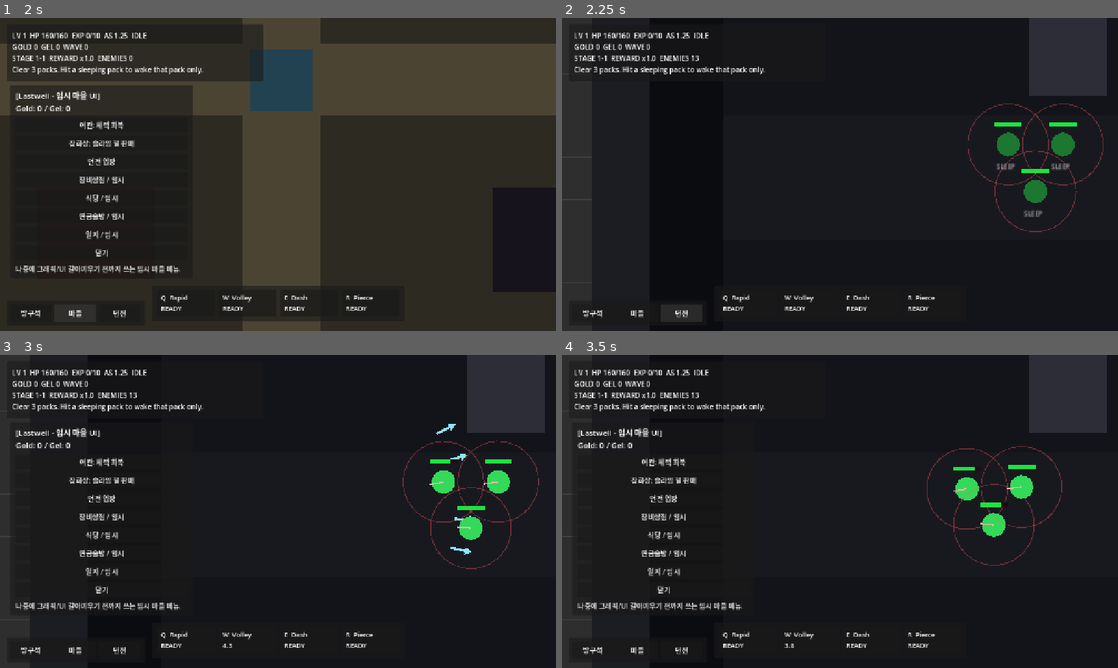
Above: before the commit, frames 1-4 (two rows, left to right).
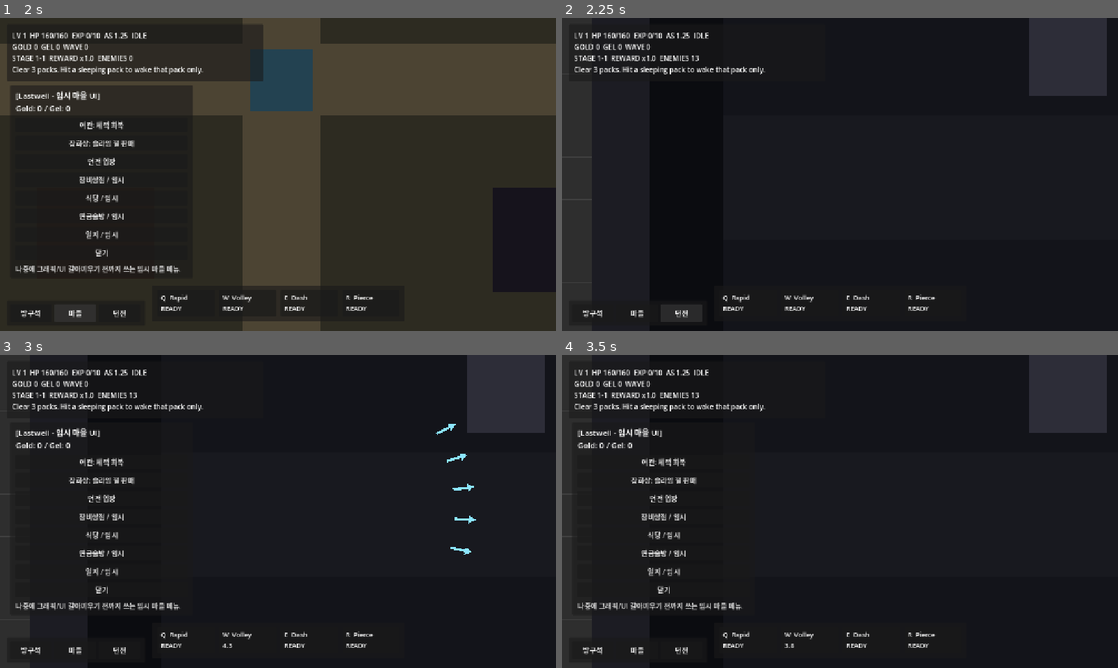
Above: after the commit, the same moments.

Repository: danyoon0760/last-archer
Game: Godot game, scene res://scenes/Main.tscn
The game is run twice, just before and just after one commit, with the same random seed, the same clock (stepped at 60 frames per second) and the same inputs.
Inputs (mouse positions are in pixels of both pictures, inside the frame that each line leads up to):
- Up to frame 1 (2 s): click "방구석" at 0.5 s; click "마을" at 1.25 s
- Up to frame 2 (2.25 s): click "던전" at 2 s
- Up to frame 3 (3 s): tap Enter at 2.75 s; move the mouse to (400, 495) at 2.77 s; hold W from 2.78 s (still down); tap T at 2.85 s; click (400, 495) at 2.92 s
- Up to frame 4 (3.5 s): keep holding W

Frame 1 is identical in both runs. In frame 2, 1.5% of the frame differs, in the area x 73-98%, y 27-69%; in frame 3, 1.4%; in frame 4, 1.3%.

Commit message:
Spread stage encounter packs along long road map

Diff:
--- a/scripts/stage_run_manager.gd
+++ b/scripts/stage_run_manager.gd
@@ -80,9 +80,9 @@
 
 func spawn_three_encounter_packs() -> void:
 	var pack_positions: Array[Vector2] = [
-		Vector2(360.0, 320.0),
-		Vector2(760.0, 410.0),
-		Vector2(1160.0, 330.0)
+		Vector2(680.0, 325.0),
+		Vector2(1560.0, 325.0),
+		Vector2(2480.0, 325.0)
 	]
 
 	for pack_index in range(3):
@@ -105,7 +105,6 @@
 	if pack_number == 3 and stage_number >= 1:
 		heavy_count = 1 + int(stage_number / 5) + max(0, floor_number - 1)
 	if stage_number == STAGES_PER_FLOOR:
-		# Boss-stage placeholder until a real boss scene exists.
 		heavy_count += 2
 		rat_count += 2
 
@@ -141,7 +140,7 @@
 	if enemy_node.get("encounter_id") != null:
 		enemy_node.set("encounter_id", encounter_name)
 	if enemy_node.get("leash_radius") != null:
-		enemy_node.set("leash_radius", 980.0)
+		enemy_node.set("leash_radius", 0.0)
 
 	var parent := get_tree().current_scene
 	if parent == null:
